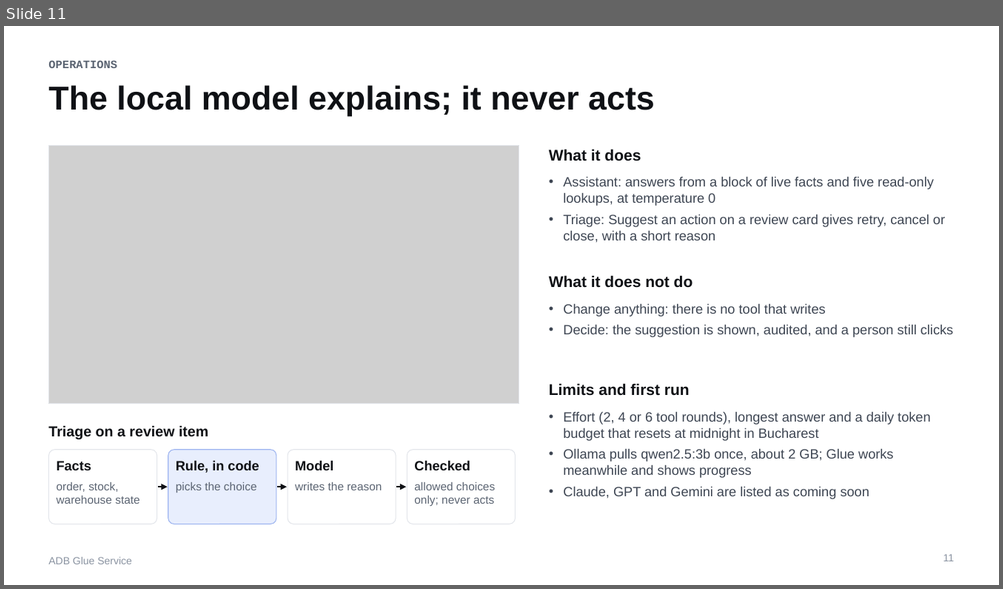
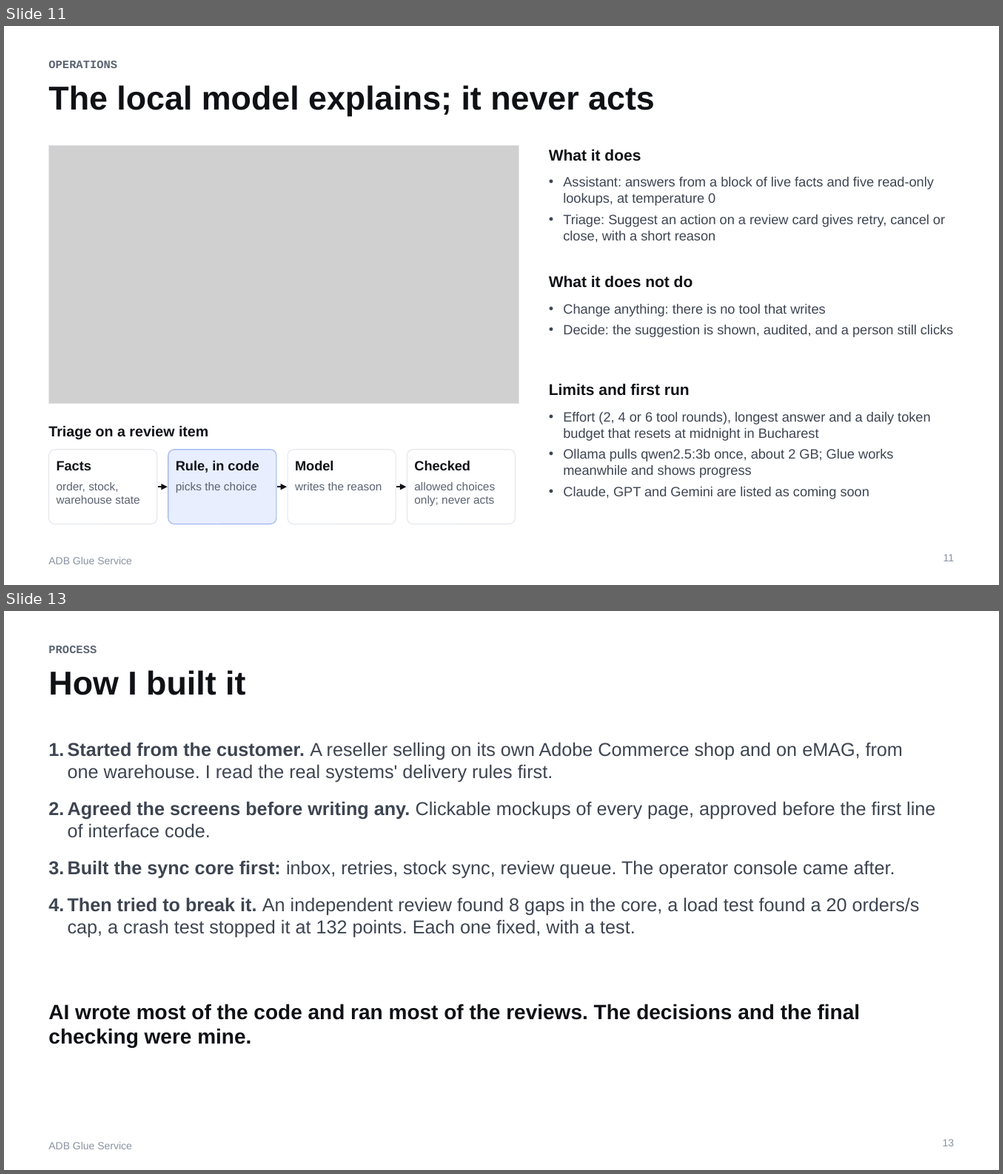
Before and after one commit to PantelimonGulie/adb-glue-service, a slide deck: docs/presentation/ADB-Glue-Service.pptx. Shown one above the other, each under a label of ours: slide 11 before the commit, slides 11 and 13 after it; the slides between them are not shown. The pictures are 1003x589 and 1003x1174 pixels, drawn with LibreOffice and Linux fonts; fonts in the diff are those of the drawing; grey boxes stand for pictures. Boxes give left, top, right and bottom in pixels: in the first picture for what was removed or moved away, otherwise in the second. Text is boxed around its words. In the diff, an @@ line names an element or a change of style, - is before the commit and + after.

```diff
--- a/docs/presentation/ADB-Glue-Service.pptx
+++ b/docs/presentation/ADB-Glue-Service.pptx
@@ slide 13 added at bbox=[4, 611, 999, 1170], background #FFFFFF; not listed: 1 template element that a slide beside it also shows @@
@@ text added at bbox=[48, 645, 96, 653], 11 pt, text #5B6472, bold @@
+PROCESS
@@ title added at bbox=[48, 670, 245, 695], 32 pt, text #0F1115, bold @@
+How I built it
@@ text added at bbox=[68, 742, 935, 938], 18 pt, text #3D4552 @@
+1. Started from the customer. A reseller selling on its own Adobe Commerce shop and on eMAG, from one warehouse. I read the real systems' delivery rules first.
+2. Agreed the screens before writing any. Clickable mockups of every page, approved before the first line of interface code.
+3. Built the sync core first: inbox, retries, stock sync, review queue. The operator console came after.
+4. Then tried to break it. An independent review found 8 gaps in the core, a load test found a 20 orders/s cap, a crash test stopped it at 132 points. Each one fixed, with a test.
@@ text added at bbox=[48, 1004, 860, 1048], 20 pt, text #0F1115, bold @@
+AI wrote most of the code and ran most of the reviews. The decisions and the final checking were mine.
@@ page number added at bbox=[942, 1139, 954, 1147], 10 pt, text #8A93A1 @@
+13
```
Also in this commit, not shown: 9 slides changed, 1 slide removed, 29 other files.
